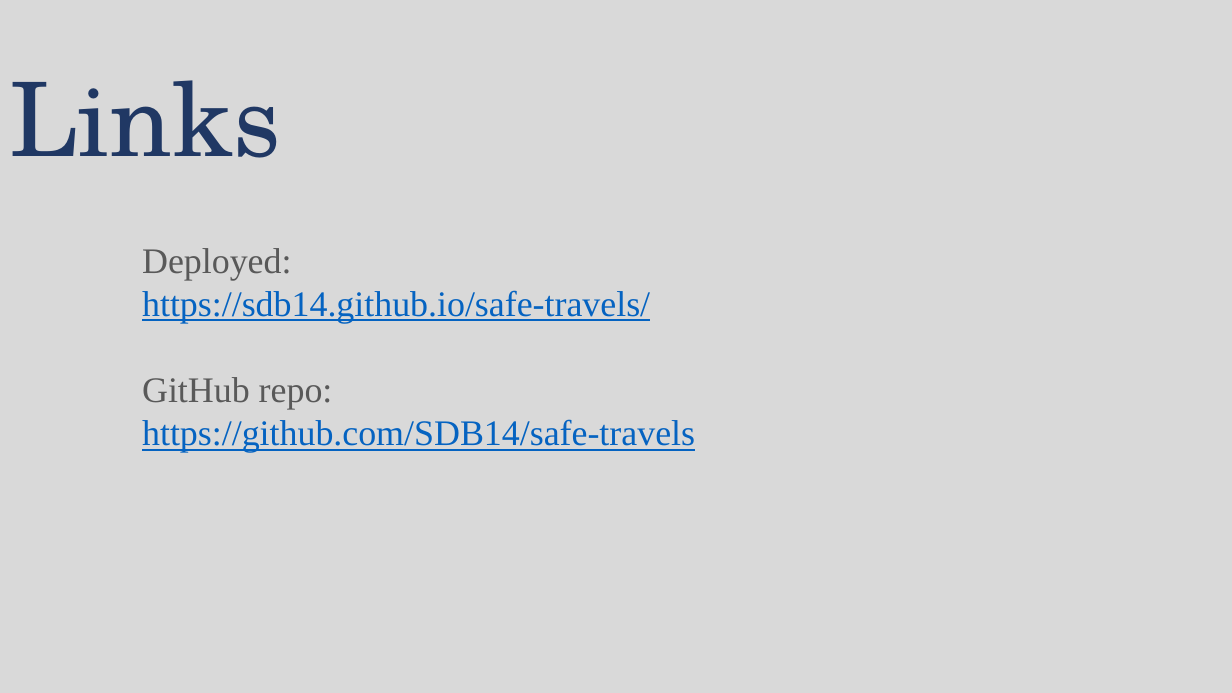
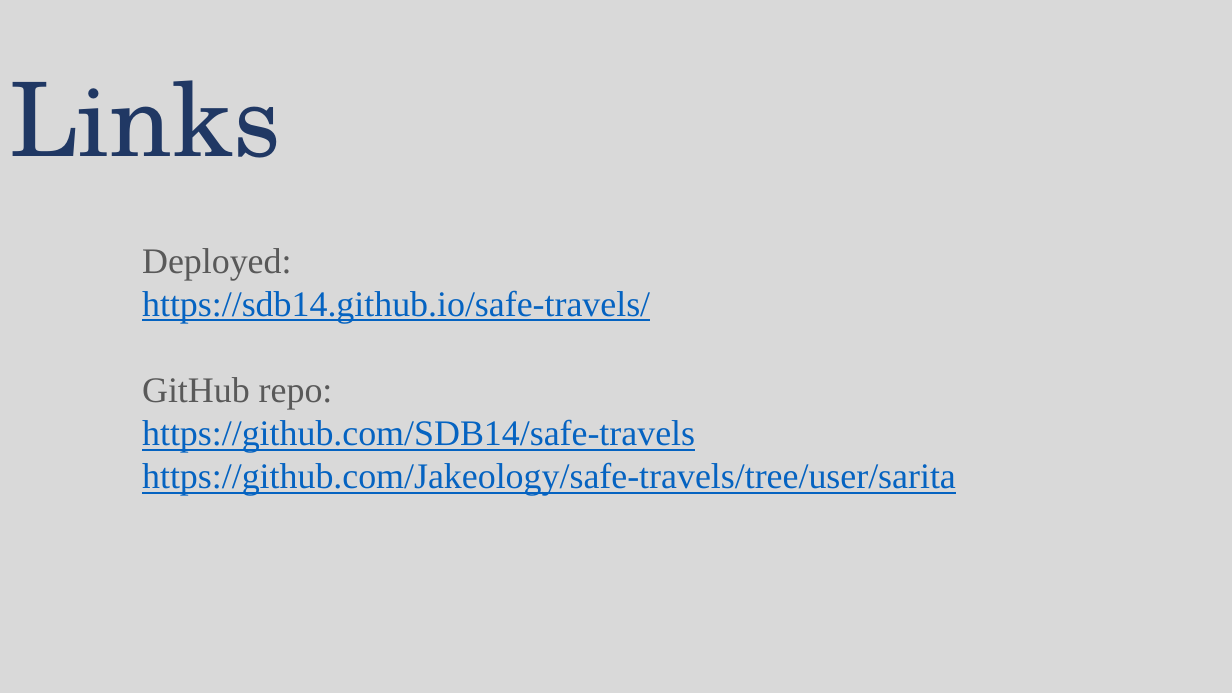
Before and after one commit to Jakeology/safe-travels, a slide deck: slide 9 of assets/Presentation/SafeTravels.pptx. Drawn at 1232x693 pixels with LibreOffice and Linux fonts; fonts in the diff are those of the drawing. Boxes give left, top, right and bottom in pixels: in the first picture for what was removed or moved away, otherwise in the second. Text is boxed around its words. In the diff, an @@ line names an element or a change of style, - is before the commit and + after.

```diff
--- a/assets/Presentation/SafeTravels.pptx
+++ b/assets/Presentation/SafeTravels.pptx
@@ text at bbox=[142, 462, 956, 496]: paragraph added @@
+https://github.com/Jakeology/safe-travels/tree/user/sarita
```
